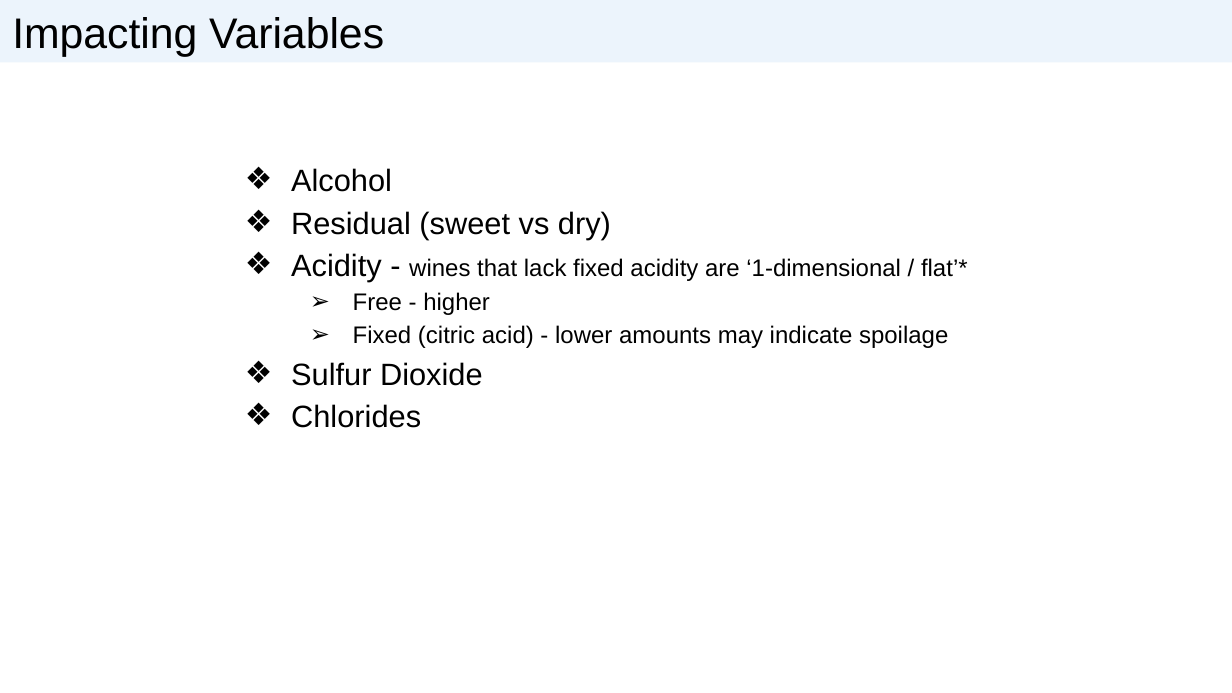
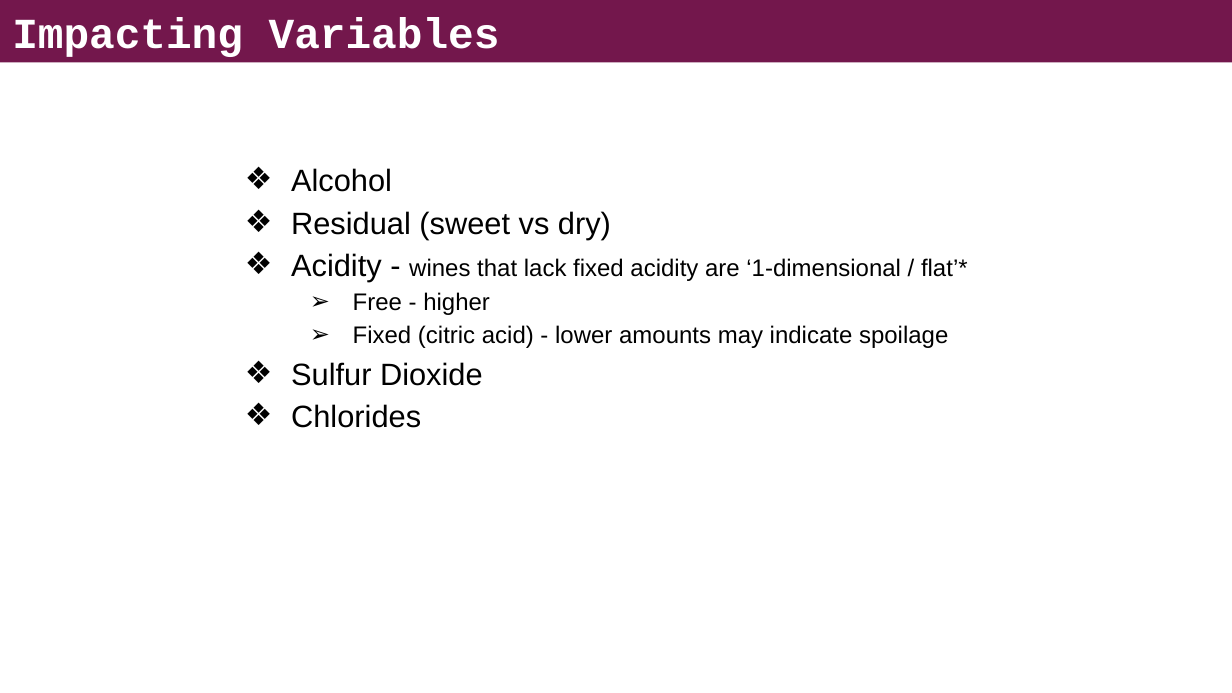
Before and after one commit to briannaso/Wine_Quality_Analysis, a slide deck: slide 6 of Wine Quality Analysis.pptx. Drawn at 1232x693 pixels with LibreOffice and Linux fonts; fonts in the diff are those of the drawing. Boxes give left, top, right and bottom in pixels: in the first picture for what was removed or moved away, otherwise in the second. Text is boxed around its words. In the diff, an @@ line names an element or a change of style, - is before the commit and + after.

```diff
--- a/Wine Quality Analysis.pptx
+++ b/Wine Quality Analysis.pptx
@@ rectangle "Impacting Variables" at (x1=0, y1=0, x2=1232, y2=63): font Arial to Courier New, text colour #000000 to #FFFFFF, bold on; fill #ECF4FC to #73174C @@
```
Also in this commit, not shown: 5 other slides changed, 2 slides added, 1 slide removed.
